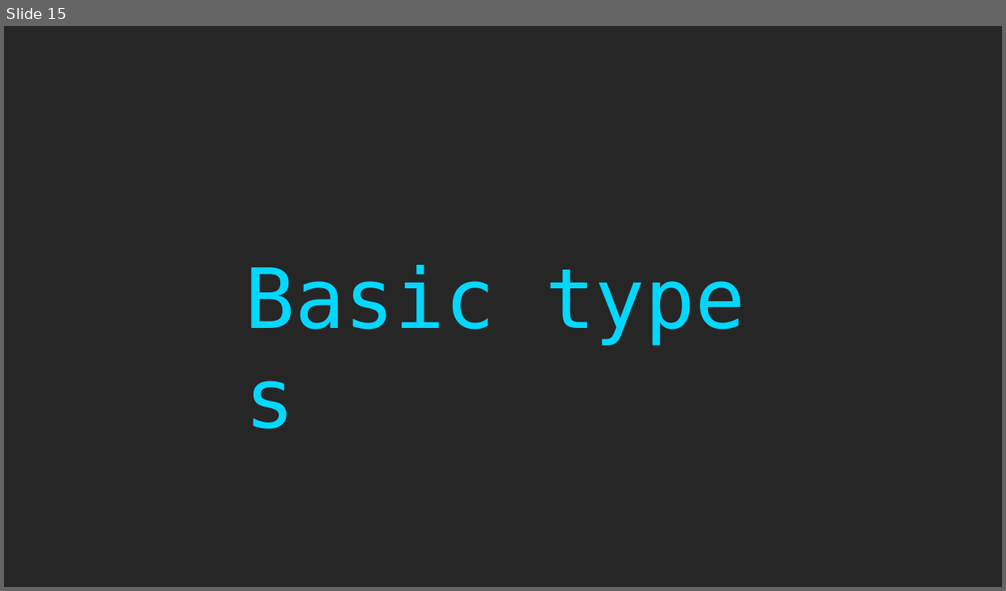
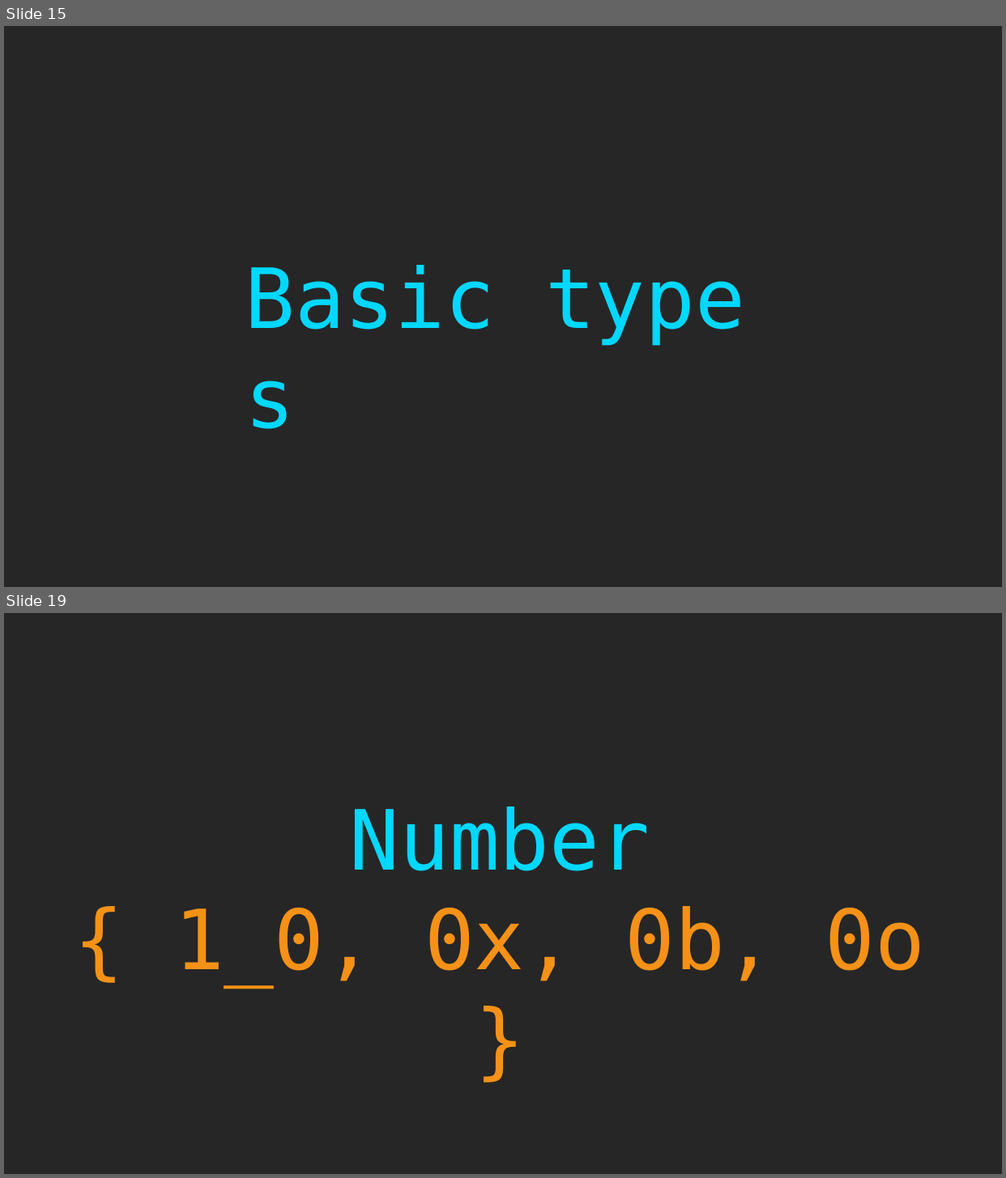
Before and after one commit to rkhaimov/ts-course, a slide deck: Course.pptx. Shown one above the other, each under a label of ours: slide 15 before the commit, slides 15 and 19 after it; the slides between them are not shown. The pictures are 1006x591 and 1006x1178 pixels, drawn with LibreOffice and Linux fonts; fonts in the diff are those of the drawing. Boxes give left, top, right and bottom in pixels: in the first picture for what was removed or moved away, otherwise in the second. Text is boxed around its words. In the diff, an @@ line names an element or a change of style, - is before the commit and + after.

```diff
--- a/Course.pptx
+++ b/Course.pptx
@@ slide 19 added at <box>4,613,1002,1174</box>, background #262626 @@
@@ text added at <box>174,807,925,986</box>, 80 pt, text #F59117 @@
+Number
+{ 1_0, 0x, 0b, 0o }
```
Also in this commit, not shown: 1 slide changed, 43 other slides added.
